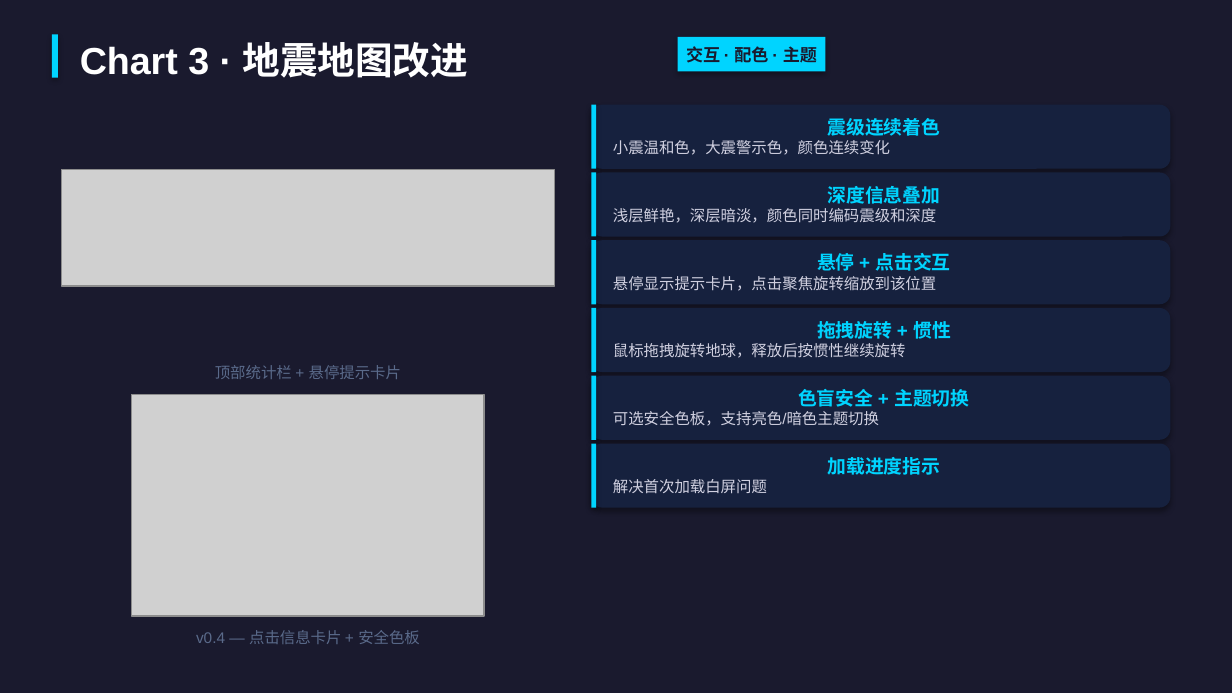
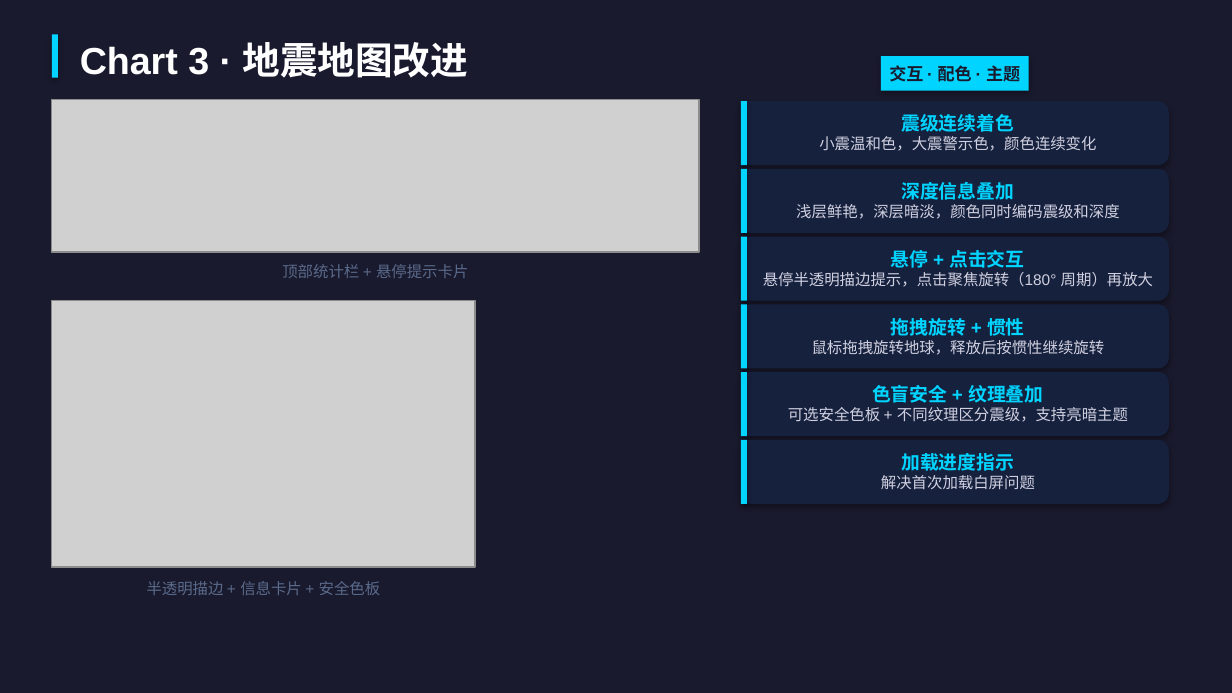
Before and after one commit to STU-VAD/Assignment-2, a slide deck: slide 10 of ppt/数据可视化作业汇报.pptx. Drawn at 1232x693 pixels with LibreOffice and Linux fonts; fonts in the diff are those of the drawing; grey boxes stand for pictures. Boxes give left, top, right and bottom in pixels: in the first picture for what was removed or moved away, otherwise in the second. Text is boxed around its words. In the diff, an @@ line names an element or a change of style, - is before the commit and + after.

```diff
--- a/ppt/数据可视化作业汇报.pptx
+++ b/ppt/数据可视化作业汇报.pptx
@@ rectangle "交互 · 配色 · 主题": place and size @@
-rectangle "交互 · 配色 · 主题" at [678, 37, 825, 71]
+rectangle "交互 · 配色 · 主题" at [881, 57, 1029, 91]
@@ picture: place and size @@
-picture at [62, 170, 554, 286]
+picture at [52, 100, 699, 253]
@@ rounded rectangle "震级连续着色": place and size @@
-rounded rectangle "震级连续着色" at [591, 105, 1170, 169]
+rounded rectangle "震级连续着色" at [740, 101, 1168, 165]
@@ 6 rectangles: place and size @@
-6 rectangles at [591, 105, 596, 508]
+6 rectangles at [740, 101, 747, 504]
@@ text in rounded rectangle at [819, 136, 1096, 151]: alignment left to centre @@
@@ rounded rectangle "深度信息叠加": place and size @@
-rounded rectangle "深度信息叠加" at [591, 172, 1170, 237]
+rounded rectangle "深度信息叠加" at [740, 169, 1168, 233]
@@ text in rounded rectangle at [796, 204, 1119, 219]: alignment left to centre @@
@@ rounded rectangle "悬停 + 点击交互": place and size @@
-rounded rectangle "悬停 + 点击交互" at [591, 240, 1170, 304]
+rounded rectangle "悬停 + 点击交互" at [740, 237, 1168, 301]
@@ text "顶部统计栏 + 悬停提示卡片": place and size @@
-text "顶部统计栏 + 悬停提示卡片" at [215, 365, 401, 379]
+text "顶部统计栏 + 悬停提示卡片" at [282, 264, 468, 278]
@@ text in rounded rectangle at [763, 272, 1153, 287]: text changed @@
-悬停显示提示卡片，点击聚焦旋转缩放到该位置
+悬停半透明描边提示，点击聚焦旋转（180° 周期）再放大
@@ picture: place and size @@
-picture at [132, 394, 484, 616]
+picture at [52, 301, 474, 567]
@@ rounded rectangle "拖拽旋转 + 惯性": place and size @@
-rounded rectangle "拖拽旋转 + 惯性" at [591, 308, 1170, 372]
+rounded rectangle "拖拽旋转 + 惯性" at [740, 304, 1168, 368]
@@ text in rounded rectangle at [812, 340, 1105, 355]: alignment left to centre @@
@@ proportions changed in 6 elements at [740, 169, 1168, 233], [740, 304, 1168, 368], [740, 101, 1168, 165], [740, 440, 1168, 504], [740, 237, 1168, 301], [740, 372, 1168, 436] @@
@@ rounded rectangle "色盲安全 + 纹理叠加": place and size @@
-rounded rectangle "色盲安全 + 纹理叠加" at [591, 376, 1170, 440]
+rounded rectangle "色盲安全 + 纹理叠加" at [740, 372, 1168, 436]
@@ text in rounded rectangle at [788, 385, 1128, 422]: text changed @@
-色盲安全 + 主题切换
-可选安全色板，支持亮色/暗色主题切换
+色盲安全 + 纹理叠加
+可选安全色板 + 不同纹理区分震级，支持亮暗主题
@@ rounded rectangle "加载进度指示": place and size @@
-rounded rectangle "加载进度指示" at [591, 444, 1170, 508]
+rounded rectangle "加载进度指示" at [740, 440, 1168, 504]
@@ text in rounded rectangle at [881, 475, 1035, 490]: alignment left to centre @@
@@ text at [147, 581, 381, 595]: text changed @@
-v0.4 — 点击信息卡片 + 安全色板
+半透明描边 + 信息卡片 + 安全色板
```
Also in this commit, not shown: 12 other slides changed, 2 other files.
